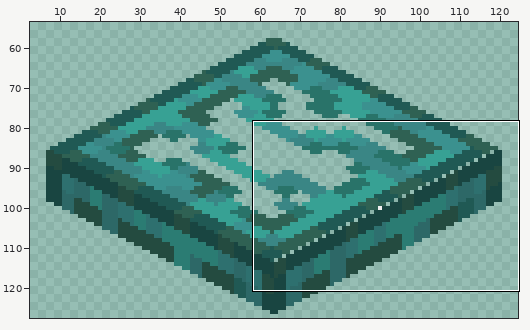
Sprite sheet -- item/warped_trapdoor.png. Above, an overview of the earlier version with the close-up marked.
Close-up. Before the edit:
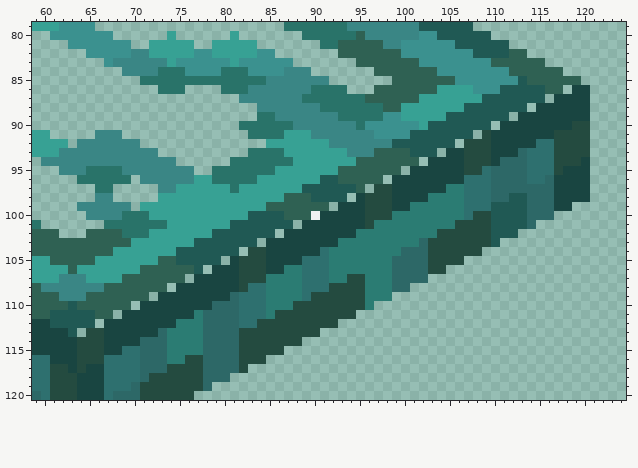
The file is 128x128 pixels. Colours within 5 levels of each other are drawn and written as one. Shown: x 59..124, y 79..120. The wide view leaves out empty margins.
The result:
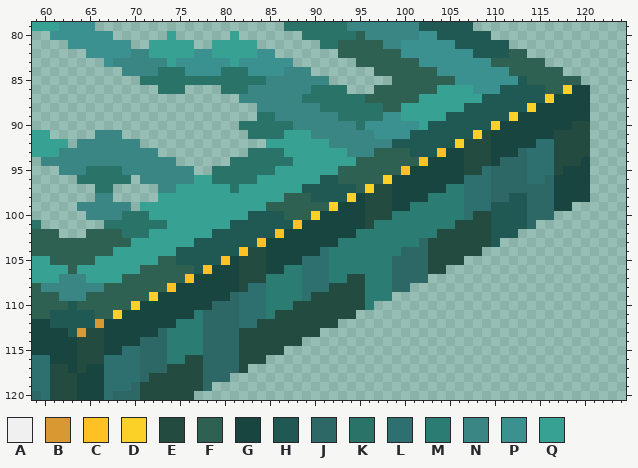
Palette (. is transparent): A #f0f0f0  B #d89933  C #ffc124  D #fbd128  E #244b40  F #2f6153  G #194541  H #205954  J #2d6867  K #297369  L #2e706f  M #2b7c73  N #3a8685  P #3b918f  Q #37a194
Diff:
{"y":86,"x":118,"old":".","new":"D"}
{"y":87,"x":116,"old":".","new":"D"}
{"y":88,"x":114,"old":".","new":"D"}
{"y":89,"x":112,"old":".","new":"D"}
{"y":90,"x":110,"old":".","new":"D"}
{"y":91,"x":108,"old":".","new":"D"}
{"y":92,"x":106,"old":".","new":"D"}
{"y":93,"x":104,"old":".","new":"C"}
{"y":94,"x":102,"old":".","new":"C"}
{"y":95,"x":100,"old":".","new":"C"}
{"y":96,"x":98,"old":".","new":"D"}
{"y":97,"x":96,"old":".","new":"D"}
{"y":98,"x":94,"old":".","new":"D"}
{"y":99,"x":92,"old":".","new":"D"}
{"y":100,"x":90,"old":"A","new":"D"}
{"y":101,"x":88,"old":".","new":"C"}
{"y":102,"x":86,"old":".","new":"C"}
{"y":103,"x":84,"old":".","new":"C"}
{"y":104,"x":82,"old":".","new":"C"}
{"y":105,"x":80,"old":".","new":"C"}
{"y":106,"x":78,"old":".","new":"C"}
{"y":107,"x":76,"old":".","new":"C"}
{"y":108,"x":74,"old":".","new":"C"}
{"y":109,"x":72,"old":".","new":"D"}
{"y":110,"x":70,"old":".","new":"D"}
{"y":111,"x":68,"old":".","new":"D"}
{"y":112,"x":66,"old":".","new":"B"}
{"y":113,"x":64,"old":".","new":"B"}
